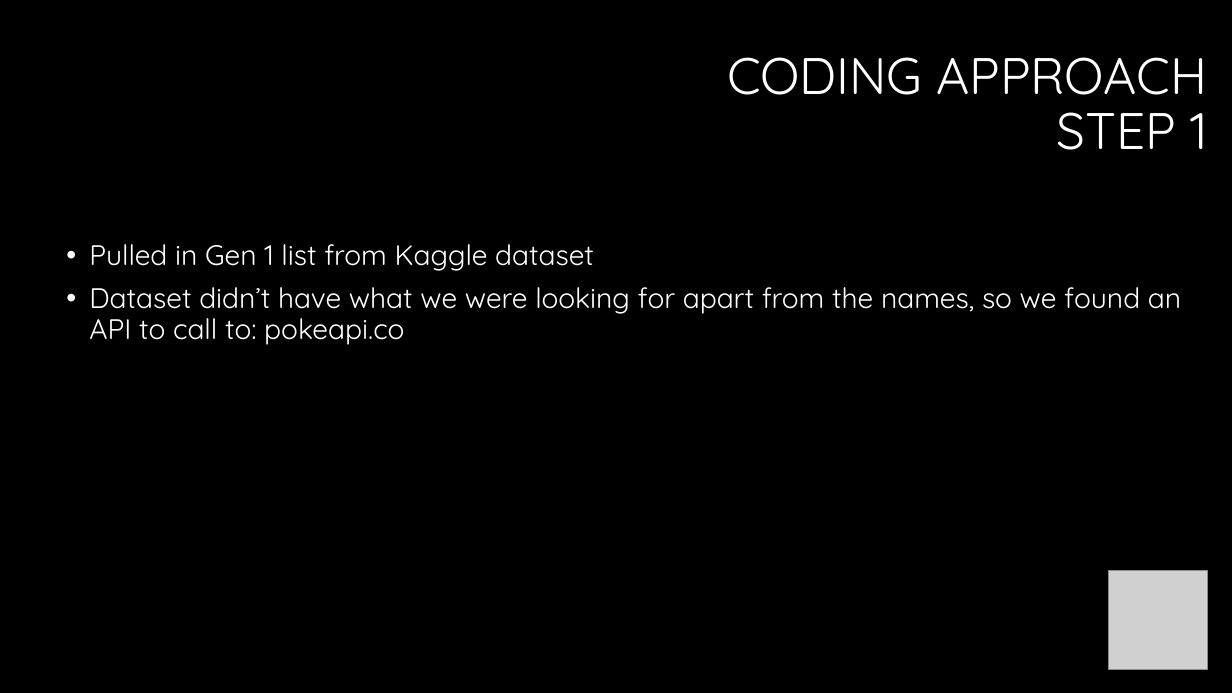
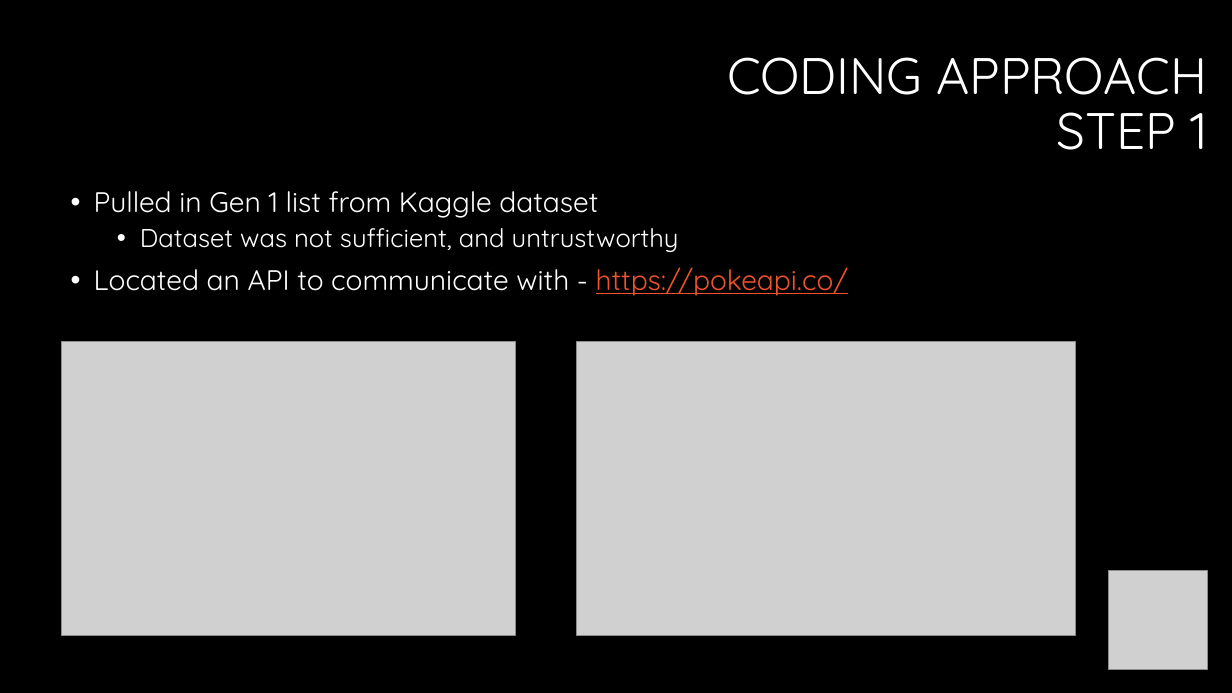
Before and after one commit to Dbuescher8/Pokemon-Project2, a slide deck: slide 3 of Presentation 2.pptx. Drawn at 1232x693 pixels with LibreOffice and Linux fonts; fonts in the diff are those of the drawing; grey boxes stand for pictures; background and template pictures are left out. Boxes give left, top, right and bottom in pixels: in the first picture for what was removed or moved away, otherwise in the second. Text is boxed around its words. In the diff, an @@ line names an element or a change of style, - is before the commit and + after.

```diff
--- a/Presentation 2.pptx
+++ b/Presentation 2.pptx
@@ text "Pulled in Gen 1 list ...": place and size @@
-text "Pulled in Gen 1 list ..." at (89, 244, 1181, 345)
+text "Pulled in Gen 1 list ..." at (94, 191, 848, 296)
@@ text at (94, 228, 848, 296): text changed @@
-• Dataset didn’t have what we were looking for apart from the names, so we found an API to call to: pokeapi.co
+  • Dataset was not sufficient, and untrustworthy
+• Located an API to communicate with - https://pokeapi.co/
@@ picture added at (61, 341, 515, 635) @@
@@ picture added at (576, 341, 1076, 635) @@
```
Also in this commit, not shown: 8 other slides changed, 1 slide added.
